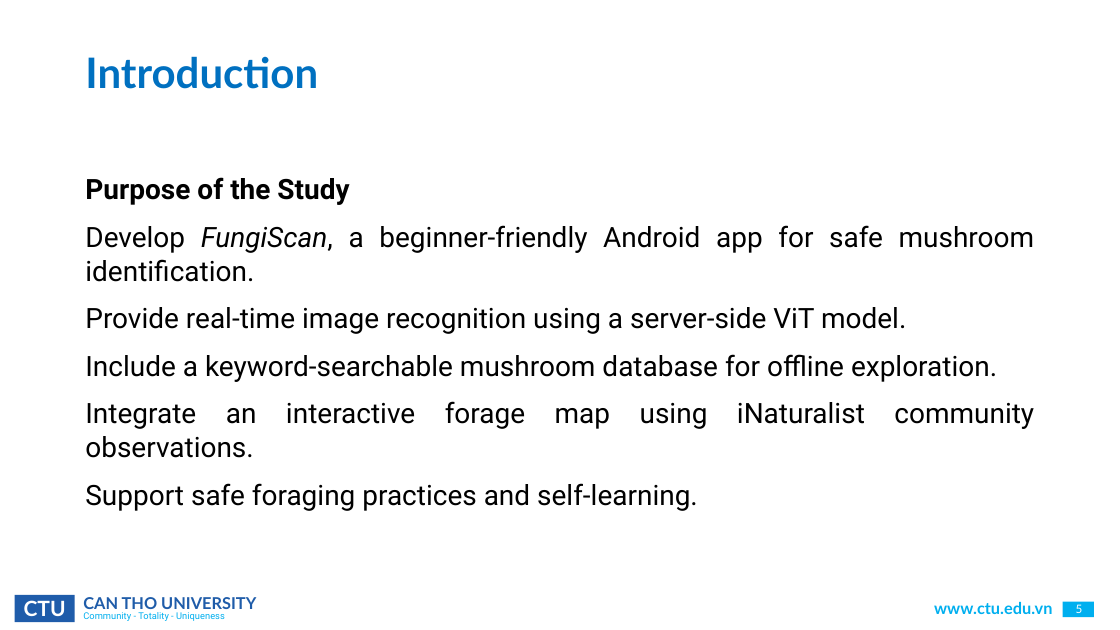
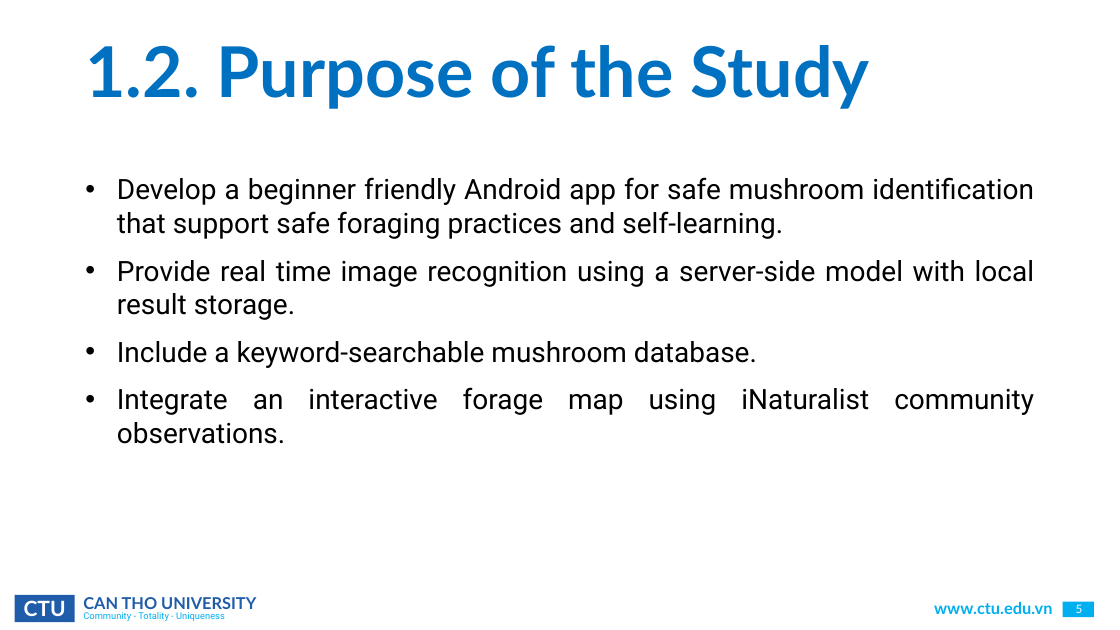
Before and after one commit to CommonHouseCat/fungiscan-mushroom-identifier, a slide deck: slide 5 of Báo cáo/ThesisReport.pptx. Drawn at 1120x630 pixels with LibreOffice and Linux fonts; fonts in the diff are those of the drawing; background and template pictures are left out. Boxes give left, top, right and bottom in pixels: in the first picture for what was removed or moved away, otherwise in the second. Text is boxed around its words. In the diff, an @@ line names an element or a change of style, - is before the commit and + after.

```diff
--- a/Báo cáo/ThesisReport.pptx
+++ b/Báo cáo/ThesisReport.pptx
@@ title at bbox=[85, 45, 870, 109]: text changed; size 36 to 60 pt @@
-Introduction
+1.2. Purpose of the Study
@@ text at bbox=[117, 177, 1034, 368]: text changed @@
-Purpose of the Study
-Develop FungiScan, a beginner-friendly Android app for safe mushroom identification.
-Provide real-time image recognition using a server-side ViT model.
-Include a keyword-searchable mushroom database for offline exploration.
+• Develop a beginner friendly Android app for safe mushroom identification that support safe foraging practices and self-learning.
+• Provide real time image recognition using a server-side model with local result storage.
+• Include a keyword-searchable mushroom database.
@@ text at bbox=[117, 387, 1034, 444]: bullet none to • @@
@@ text at bbox=[85, 483, 698, 511]: paragraph removed @@
-Support safe foraging practices and self-learning.
```
Also in this commit, not shown: 19 other slides changed, 1 slide added.
